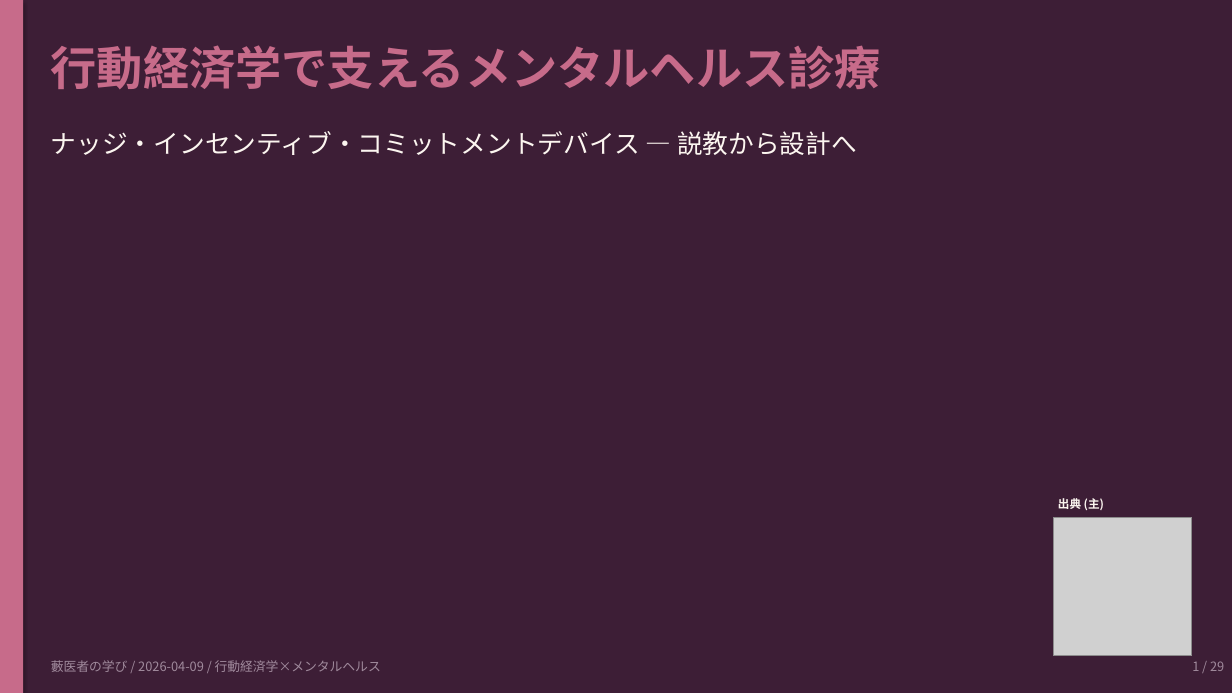
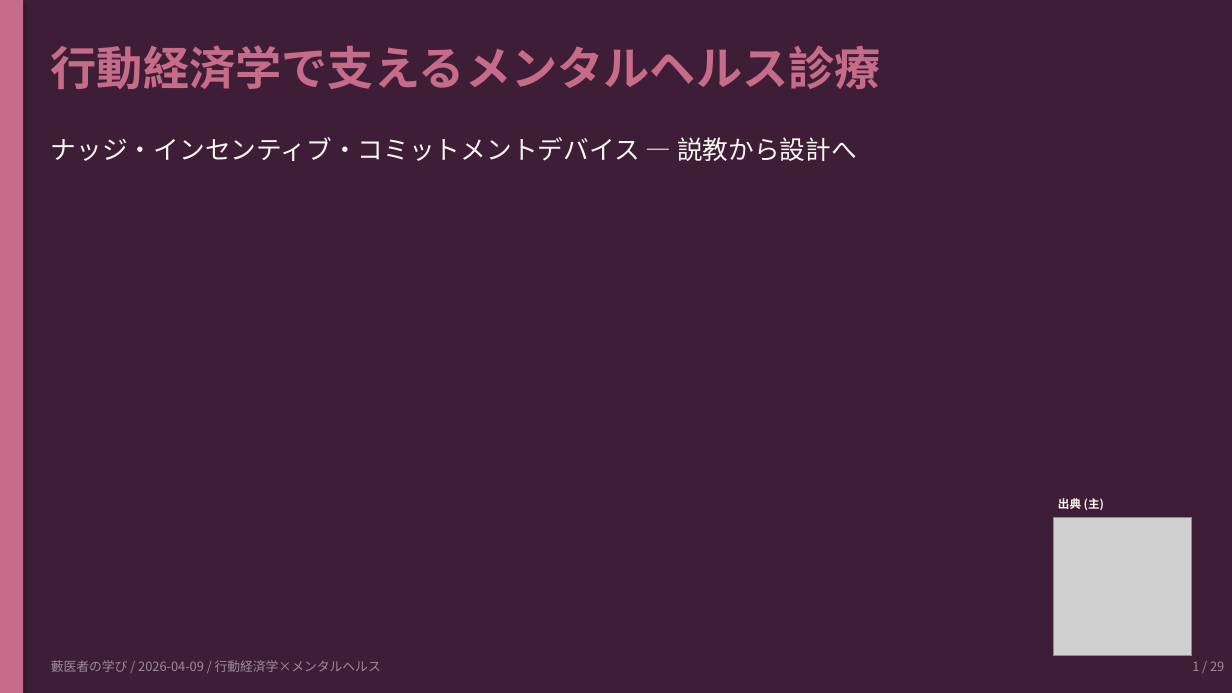
Before and after one commit to Tama831/ai-agent-team-materials, a slide deck: slide 1 of output/education/2026-04-09_behavioral-economics-mental-health-residents/behavioral-economics-mental-health-residents_slides_residents.pptx. Drawn at 1232x693 pixels with LibreOffice and Linux fonts; fonts in the diff are those of the drawing; grey boxes stand for pictures. Boxes give left, top, right and bottom in pixels: in the first picture for what was removed or moved away, otherwise in the second. Text is boxed around its words. In the diff, an @@ line names an element or a change of style, - is before the commit and + after.

```diff
--- a/output/education/2026-04-09_behavioral-economics-mental-health-residents/behavioral-economics-mental-health-residents_slides_residents.pptx
+++ b/output/education/2026-04-09_behavioral-economics-mental-health-residents/behavioral-economics-mental-health-residents_slides_residents.pptx
@@ text "ナッジ・インセンティブ・コミットメントデバイス — 説教から設計へ": place and size @@
-text "ナッジ・インセンティブ・コミットメントデバイス — 説教から設計へ" at <box>51,131,857,155</box>
+text "ナッジ・インセンティブ・コミットメントデバイス — 説教から設計へ" at <box>51,137,857,161</box>
```
Also in this commit, not shown: 16 other files.
